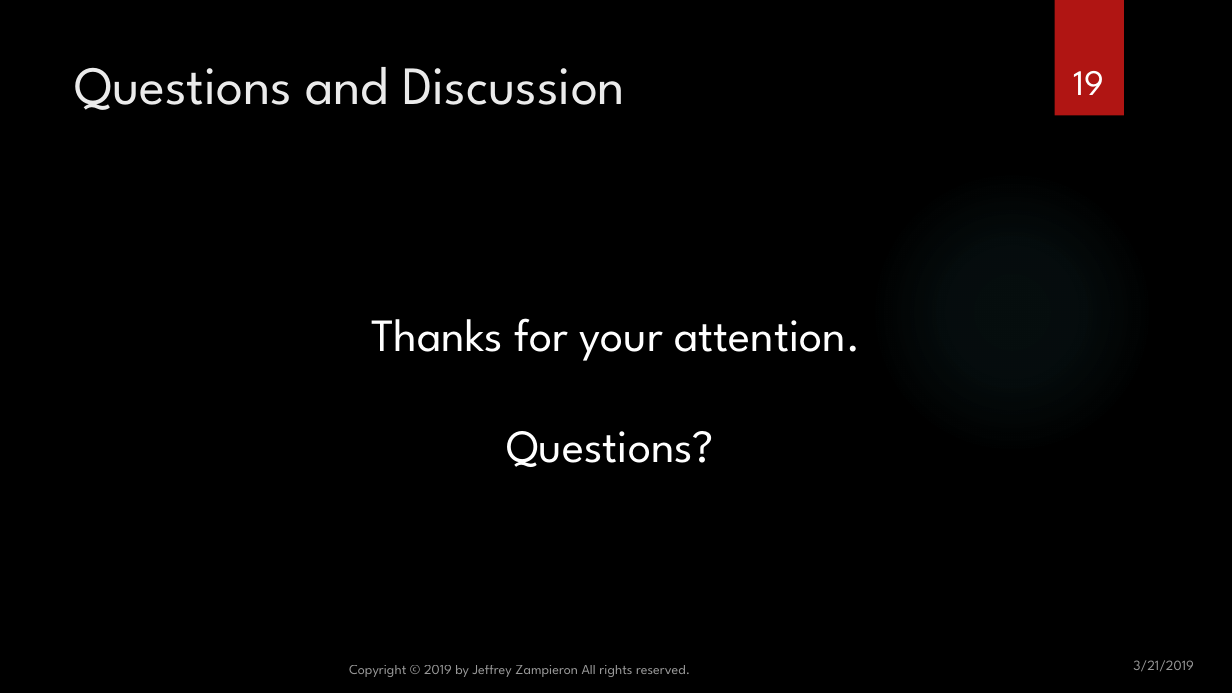
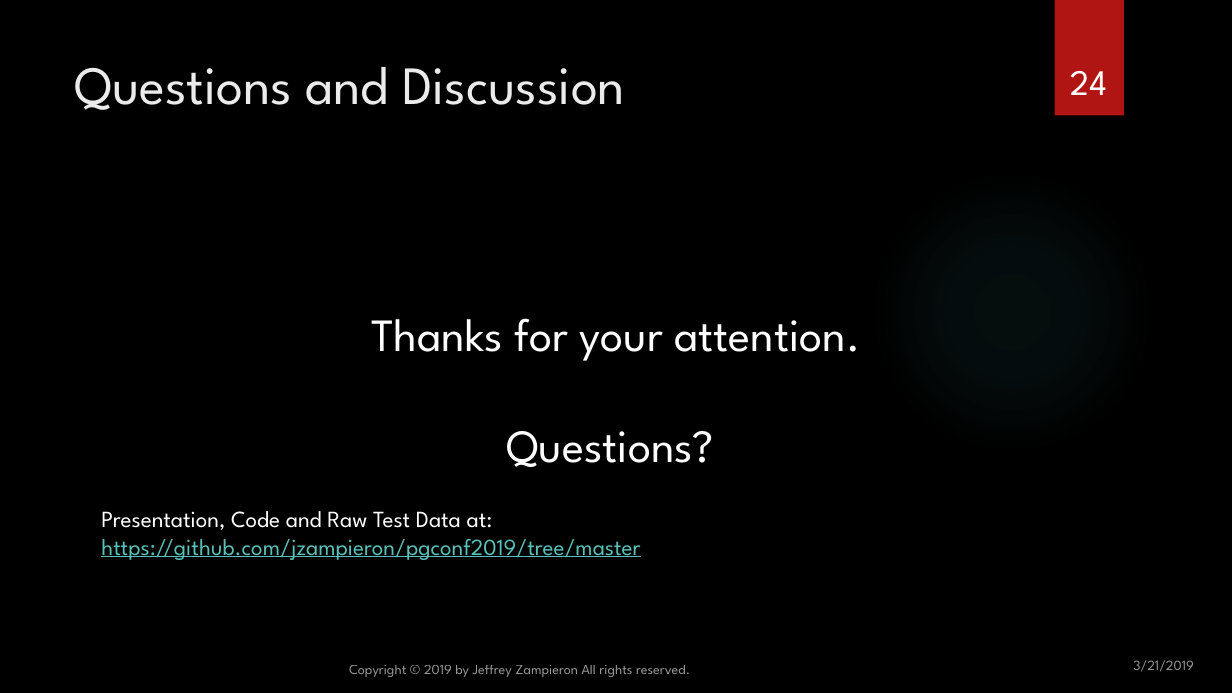
Before and after one commit to jzampieron/pgconf2019, a slide deck: slide 24 of presentation/JZ_PGConf2019.pptx (slide 19 before the commit). Drawn at 1232x693 pixels with LibreOffice and Linux fonts; fonts in the diff are those of the drawing; background and template pictures are left out. Boxes give left, top, right and bottom in pixels: in the first picture for what was removed or moved away, otherwise in the second. Text is boxed around its words. In the diff, an @@ line names an element or a change of style, - is before the commit and + after.

```diff
--- a/presentation/JZ_PGConf2019.pptx
+++ b/presentation/JZ_PGConf2019.pptx
@@ page number at [1070, 71, 1107, 95]: text changed @@
-19
+24
@@ text added at [101, 511, 640, 560], 18 pt, text #58C1BA, underline @@
+Presentation, Code and Raw Test Data at:
+https://github.com/jzampieron/pgconf2019/tree/master
```
Also in this commit, not shown: 5 other slides changed, 5 slides added, 1 other file.
